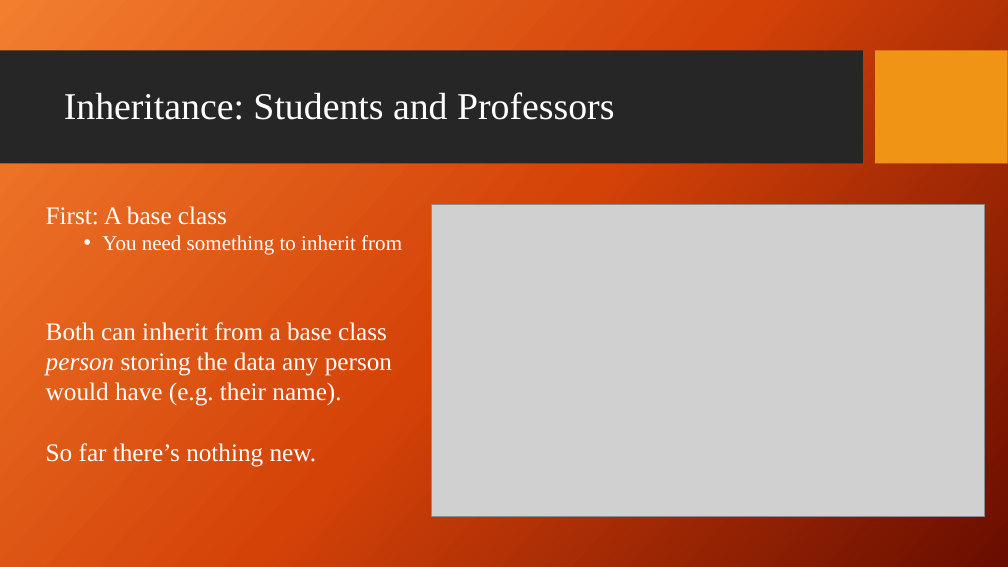
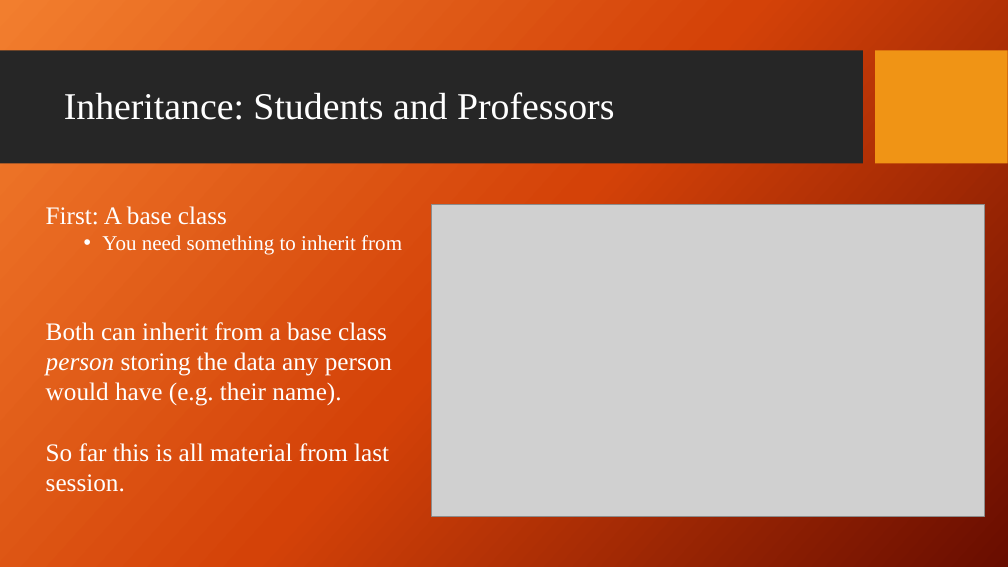
Before and after one commit to giganano/PythonBootcamp, a slide deck: slide 4 of slides/inheritance_composition.pptx. Drawn at 1008x567 pixels with LibreOffice and Linux fonts; fonts in the diff are those of the drawing; grey boxes stand for pictures; background and template pictures are left out. Boxes give left, top, right and bottom in pixels: in the first picture for what was removed or moved away, otherwise in the second. Text is boxed around its words. In the diff, an @@ line names an element or a change of style, - is before the commit and + after.

Commit message:
slides: minor updates to sessions 4 and 5

```diff
--- a/slides/inheritance_composition.pptx
+++ b/slides/inheritance_composition.pptx
@@ text at (46,443,389,492): text changed @@
-So far there’s nothing new.
+So far this is all material from last session.
```
Also in this commit, not shown: 4 other slides changed, 1 other file.
